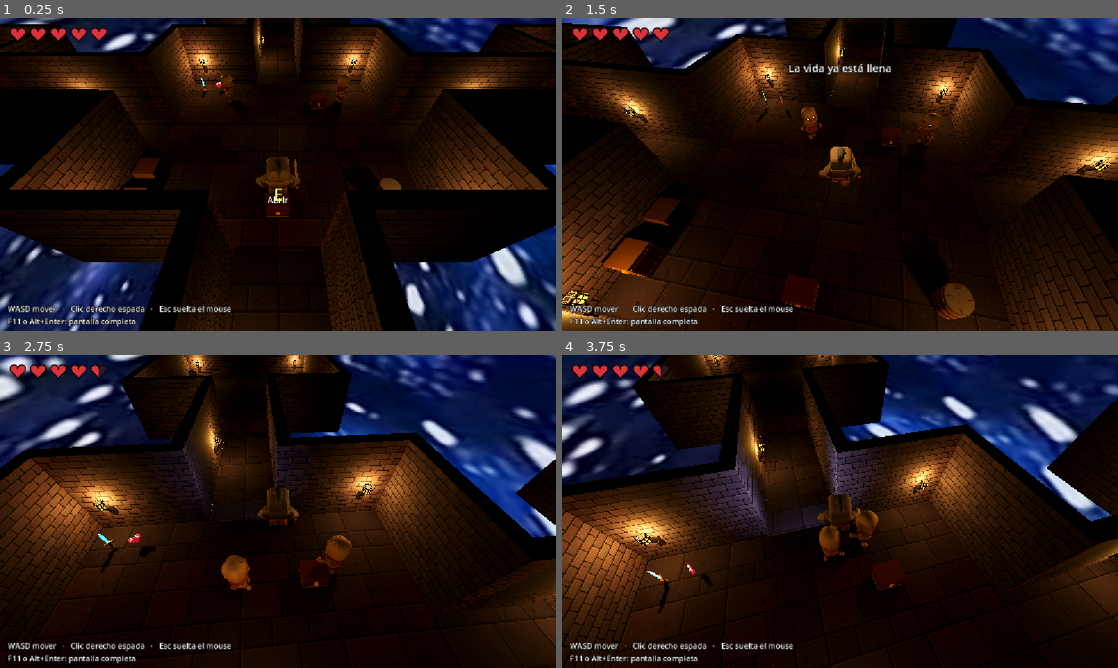
Above: before the commit, frames 1-4 (two rows, left to right).
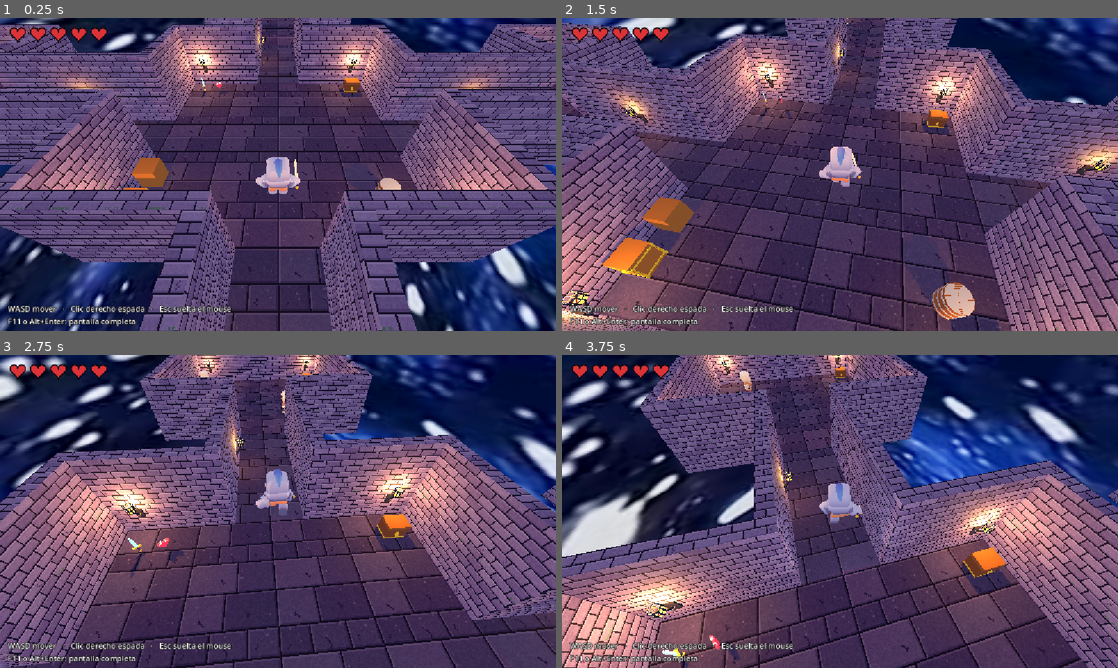
Above: after the commit, the same moments.

Repository: Tairacx/Pixel-dungeon-lite
Game: Godot game, scene res://Level_1.tscn
The game is run twice, just before and just after one commit, with the same random seed, the same clock (stepped at 60 frames per second) and the same inputs. Sound files missing from this copy of the repository are replaced by a short silence.
Inputs (mouse positions are in pixels of both pictures, inside the frame that each line leads up to):
- Up to frame 1 (0.25 s): no input
- Up to frame 2 (1.5 s): tap Enter at 0.5 s; move the mouse to (867, 174) at 0.52 s; hold W (move_up) from 0.53 s (still down); tap E (abrir) at 0.6 s; move the mouse to (812, 174) at 1.27 s; tap Middle mouse button (apuntar) at 1.35 s
- Up to frame 3 (2.75 s): keep holding W (move_up); move the mouse to (289, 505) at 2.02 s; hold Shift (correr) from 2.03 s (still down)
- Up to frame 4 (3.75 s): keep holding W (move_up); move the mouse to (834, 517) at 2.77 s; release Shift (correr) at 2.78 s; click (834, 517) at 2.85 s; move the mouse to (878, 514) at 3.52 s; tap T at 3.6 s

The runs differ from the first frame. In frame 1, 81% of the frame differs, in the area x 0-100%, y 0-100%; in frame 2, 90%; in frame 3, 81%; in frame 4, 82%.

Commit message:
Aclarar iluminacion, spawn en sala vacia, cofres en esquinas y jefe guerrero
- Activar luz ambiental mas brillante (el juego estaba a oscuras).
- Quitar los esqueletos de la sala central: el jugador aparece sin batalla.
- Reubicar los 12 cofres a las esquinas de cada sala.
- El jefe esqueleto ahora usa Skeleton_Warrior (cuernos) sin corona.

Diff:
--- a/Level_1.tscn
+++ b/Level_1.tscn
@@ -33,8 +33,9 @@
 background_mode = 2
 background_color = Color(0.106, 0.086, 0.149, 1)
 sky = SubResource("Sky_d1osm")
-ambient_light_source = 1
-ambient_light_color = Color(0.31867287, 0.25274974, 0.5962264, 1)
+ambient_light_source = 2
+ambient_light_color = Color(0.62, 0.6, 0.64, 1)
+ambient_light_energy = 1.5
 tonemap_mode = 2
 
 [sub_resource type="BoxMesh" id="PisoMalla"]
@@ -232,12 +233,6 @@
 transform = Transform3D(-1, 0, 0, 0, 1, 0, 0, 0, -1, -5, 1, 6)
 semilla = 53
 
-[node name="EsqueletoCentral1" parent="Mazmorra/SalaCentral" unique_id=792350514 instance=ExtResource("15_esq")]
-transform = Transform3D(1, 0, 0, 0, 1, 0, 0, 0, 1, -3.5, 0.05, -3.5)
-
-[node name="EsqueletoCentral2" parent="Mazmorra/SalaCentral" unique_id=1058094723 instance=ExtResource("15_esq")]
-transform = Transform3D(1, 0, 0, 0, 1, 0, 0, 0, 1, 3.5, 0.05, -3.5)
-
 [node name="CorazonInicial" parent="Mazmorra/SalaCentral" unique_id=231841738 instance=ExtResource("18_corazon")]
 transform = Transform3D(1, 0, 0, 0, 1, 0, 0, 0, 1, -4.000041, 0.55, -4.8617544)
 
@@ -262,11 +257,11 @@
 [node name="Cofres" type="Node3D" parent="Mazmorra/SalaCentral"]
 
 [node name="CofreCentral" parent="Mazmorra/SalaCentral/Cofres" instance=ExtResource("20_cofre")]
-transform = Transform3D(1, 0, 0, 0, 1, 0, 0, 0, 1, 0, 0, 4.5)
+transform = Transform3D(1, 0, 0, 0, 1, 0, 0, 0, 1, 5, 0, -5)
 recompensa = 2
 
 [node name="CofreEste" parent="Mazmorra/SalaCentral/Cofres" instance=ExtResource("20_cofre")]
-transform = Transform3D(1, 0, 0, 0, 1, 0, 0, 0, 1, 2.5, 0, -3)
+transform = Transform3D(1, 0, 0, 0, 1, 0, 0, 0, 1, 5, 0, 5)
 recompensa = 2
 
 [node name="SalaNorte" type="Node3D" parent="Mazmorra" unique_id=1362507603]
@@ -366,11 +361,11 @@
 [node name="Cofres" type="Node3D" parent="Mazmorra/SalaNorte"]
 
 [node name="CofreNorte1" parent="Mazmorra/SalaNorte/Cofres" instance=ExtResource("20_cofre")]
-transform = Transform3D(1, 0, 0, 0, 1, 0, 0, 0, 1, 4, 0, -4)
+transform = Transform3D(1, 0, 0, 0, 1, 0, 0, 0, 1, 5, 0, -5)
 recompensa = 2
 
 [node name="CofreNorte2" parent="Mazmorra/SalaNorte/Cofres" instance=ExtResource("20_cofre")]
-transform = Transform3D(1, 0, 0, 0, 1, 0, 0, 0, 1, -4, 0, 4)
+transform = Transform3D(1, 0, 0, 0, 1, 0, 0, 0, 1, -5, 0, 5)
 recompensa = 2
 
 [node name="SalaSur" type="Node3D" parent="Mazmorra" unique_id=2027270247]
@@ -474,11 +469,11 @@
 [node name="Cofres" type="Node3D" parent="Mazmorra/SalaSur"]
 
 [node name="CofreSur1" parent="Mazmorra/SalaSur/Cofres" instance=ExtResource("20_cofre")]
-transform = Transform3D(1, 0, 0, 0, 1, 0, 0, 0, 1, 4, 0, 4)
+transform = Transform3D(1, 0, 0, 0, 1, 0, 0, 0, 1, 5, 0, 5)
 recompensa = 2
 
 [node name="CofreSur2" parent="Mazmorra/SalaSur/Cofres" instance=ExtResource("20_cofre")]
-transform = Transform3D(1, 0, 0, 0, 1, 0, 0, 0, 1, -4, 0, -4)
+transform = Transform3D(1, 0, 0, 0, 1, 0, 0, 0, 1, -5, 0, -5)
 recompensa = 2
 
 [node name="SalaOeste" type="Node3D" parent="Mazmorra" unique_id=882014369]
@@ -584,11 +579,11 @@
 [node name="Cofres" type="Node3D" parent="Mazmorra/SalaOeste"]
 
 [node name="CofreOeste1" parent="Mazmorra/SalaOeste/Cofres" instance=ExtResource("20_cofre")]
-transform = Transform3D(1, 0, 0, 0, 1, 0, 0, 0, 1, -4, 0, 4)
+transform = Transform3D(1, 0, 0, 0, 1, 0, 0, 0, 1, -5, 0, 5)
 recompensa = 2
 
 [node name="CofreOeste2" parent="Mazmorra/SalaOeste/Cofres" instance=ExtResource("20_cofre")]
-transform = Transform3D(1, 0, 0, 0, 1, 0, 0, 0, 1, 4, 0, -4)
+transform = Transform3D(1, 0, 0, 0, 1, 0, 0, 0, 1, 5, 0, -5)
 recompensa = 2
 
 [node name="SalaEste" type="Node3D" parent="Mazmorra" unique_id=698943275]
@@ -706,11 +701,11 @@
 [node name="Cofres" type="Node3D" parent="Mazmorra/SalaEste"]
 
 [node name="CofreEste1" parent="Mazmorra/SalaEste/Cofres" instance=ExtResource("20_cofre")]
-transform = Transform3D(1, 0, 0, 0, 1, 0, 0, 0, 1, 4, 0, 4)
+transform = Transform3D(1, 0, 0, 0, 1, 0, 0, 0, 1, 5, 0, 5)
 recompensa = 2
 
 [node name="CofreEste2" parent="Mazmorra/SalaEste/Cofres" instance=ExtResource("20_cofre")]
-transform = Transform3D(1, 0, 0, 0, 1, 0, 0, 0, 1, 4, 0, -4)
+transform = Transform3D(1, 0, 0, 0, 1, 0, 0, 0, 1, 5, 0, -5)
 recompensa = 2
 
 [node name="SalaExtremaEste" type="Node3D" parent="Mazmorra" unique_id=1989875287]
@@ -824,11 +819,11 @@
 [node name="Cofres" type="Node3D" parent="Mazmorra/SalaExtremaEste"]
 
 [node name="CofreExtremaEste1" parent="Mazmorra/SalaExtremaEste/Cofres" instance=ExtResource("20_cofre")]
-transform = Transform3D(1, 0, 0, 0, 1, 0, 0, 0, 1, -4, 0, 4)
+transform = Transform3D(1, 0, 0, 0, 1, 0, 0, 0, 1, -5, 0, 5)
 recompensa = 2
 
 [node name="CofreExtremaEste2" parent="Mazmorra/SalaExtremaEste/Cofres" instance=ExtResource("20_cofre")]
-transform = Transform3D(1, 0, 0, 0, 1, 0, 0, 0, 1, -4, 0, -4)
+transform = Transform3D(1, 0, 0, 0, 1, 0, 0, 0, 1, -5, 0, -5)
 recompensa = 2
 
 [node name="Pasillos" type="Node3D" parent="Mazmorra" unique_id=992361665]
--- a/perseguidor.tscn
+++ b/perseguidor.tscn
@@ -1,7 +1,7 @@
 [gd_scene format=3]
 
 [ext_resource type="Script" path="res://perseguidor.gd" id="1_script"]
-[ext_resource type="PackedScene" path="res://esqueletos/Skeleton_Minion.glb" id="2_modelo"]
+[ext_resource type="PackedScene" path="res://esqueletos/Skeleton_Warrior.glb" id="2_modelo"]
 [ext_resource type="Script" path="res://rig_esqueleto.gd" id="3_rig"]
 
 [sub_resource type="CapsuleShape3D" id="Capsula"]
--- a/sala_jefe.tscn
+++ b/sala_jefe.tscn
@@ -8,7 +8,6 @@
 [ext_resource type="PackedScene" uid="uid://dkagsaxuv285v" path="res://antorcha.tscn" id="3_antorcha"]
 [ext_resource type="Script" uid="uid://bjcmrncgn6t68" path="res://dano_contacto.gd" id="4_garra"]
 [ext_resource type="Script" uid="uid://btqi76njchcfb" path="res://jefe.gd" id="5_jefe_gd"]
-[ext_resource type="Script" path="res://corona.gd" id="6_corona"]
 
 [sub_resource type="BoxMesh" id="BoxMesh_srkvk"]
 size = Vector3(16, 0.2, 16)
@@ -287,9 +286,6 @@
 [node name="CollisionShape3D" type="CollisionShape3D" parent="JefePerseguidor/Perseguidor/Garra" unique_id=722591254]
 shape = SubResource("SphereShape3D_garra")
 
-[node name="Corona" type="Node" parent="JefePerseguidor/Perseguidor"]
-script = ExtResource("6_corona")
-
 [node name="LuzReyEsqueleto" type="OmniLight3D" parent="JefePerseguidor" unique_id=385990742]
 transform = Transform3D(1, 0, 0, 0, 1, 0, 0, 0, 1, 0, 1.4, 0)
 light_color = Color(0.8392157, 0.22745098, 0.22745098, 1)
